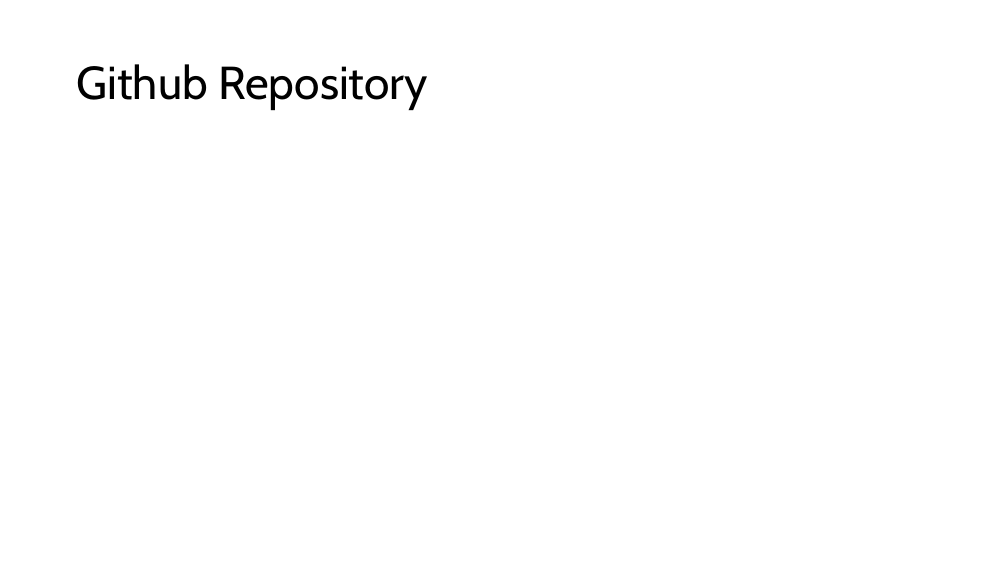
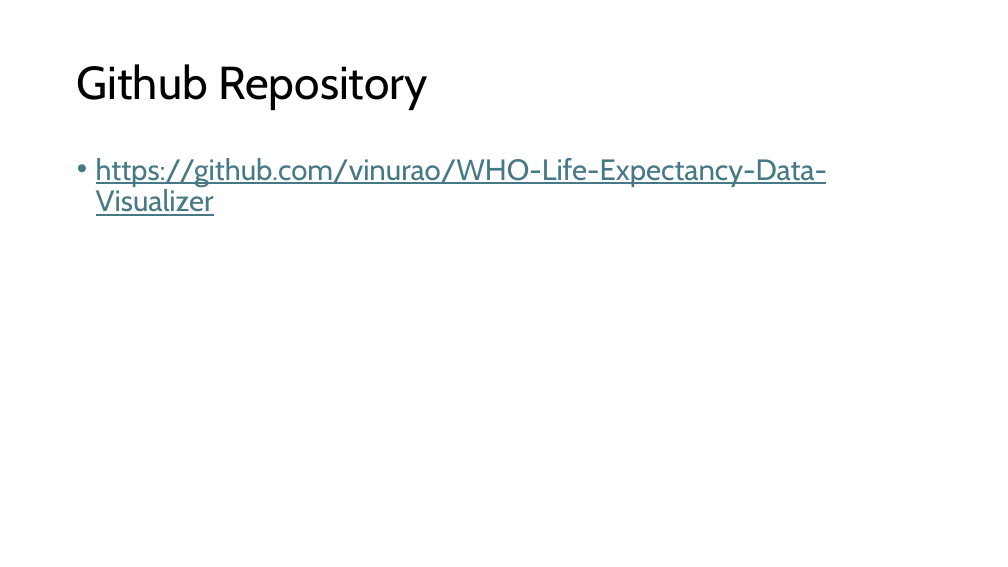
Before and after one commit to vinurao/WHO-Life-Expectancy-Data-Visualizer, a slide deck: slide 15 of Documents/Life Expectancy Analysis.pptx. Drawn at 1008x567 pixels with LibreOffice and Linux fonts; fonts in the diff are those of the drawing. Boxes give left, top, right and bottom in pixels: in the first picture for what was removed or moved away, otherwise in the second. Text is boxed around its words. In the diff, an @@ line names an element or a change of style, - is before the commit and + after.

Commit message:
Add PowerPoint presentation

```diff
--- a/Documents/Life Expectancy Analysis.pptx
+++ b/Documents/Life Expectancy Analysis.pptx
@@ text added at <box>96,158,827,216</box>, 28 pt, text #467886, underline @@
+• https://github.com/vinurao/WHO-Life-Expectancy-Data-Visualizer
```
